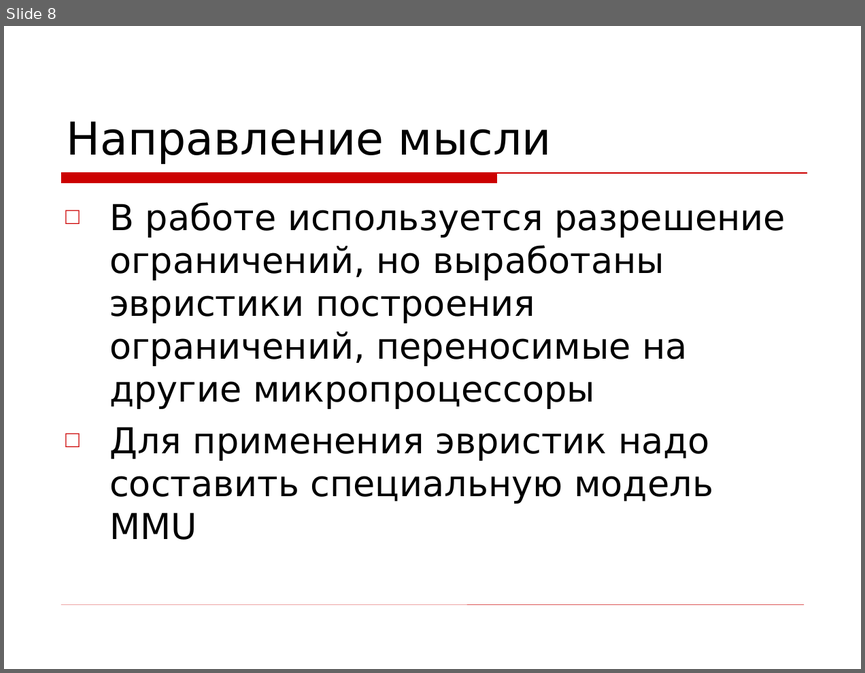
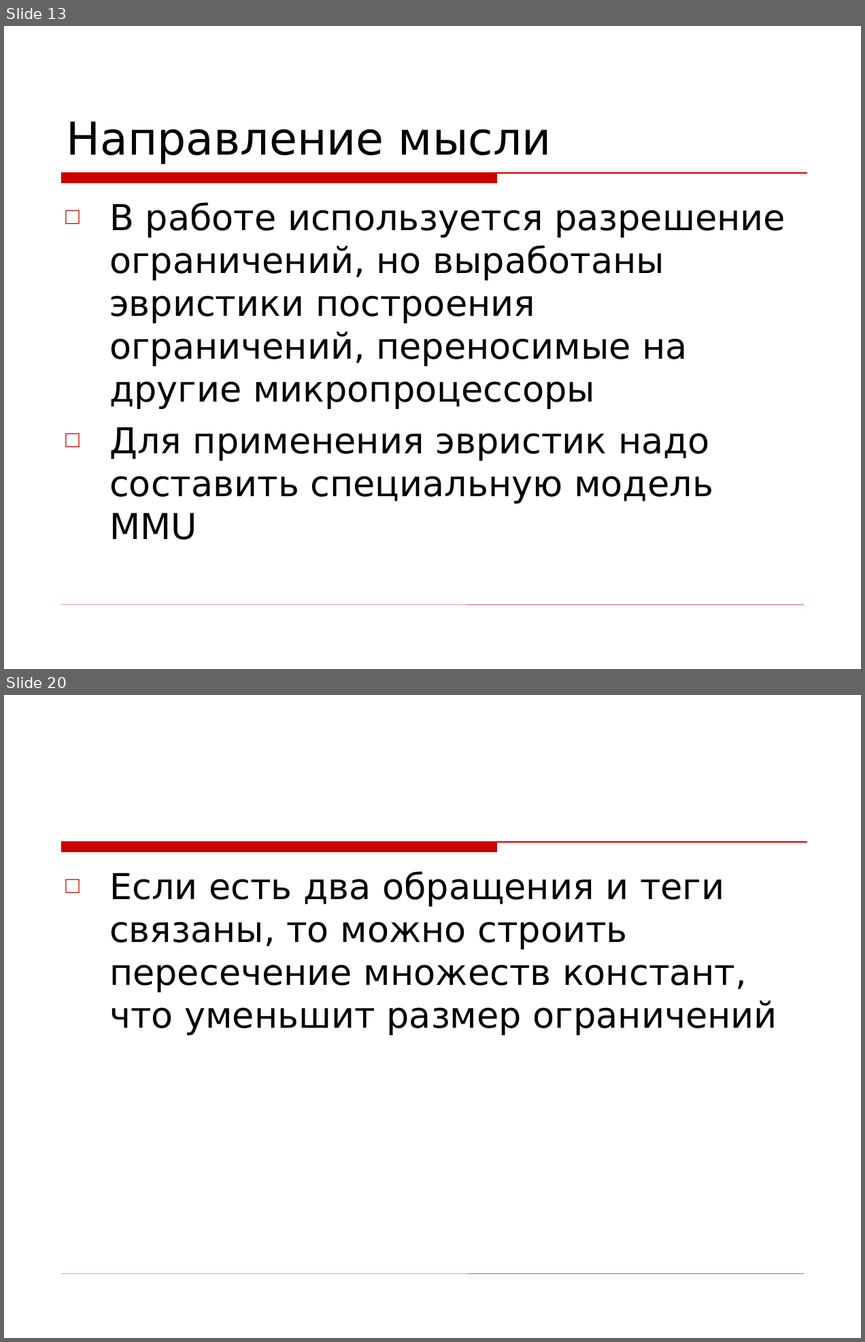
Before and after one commit to kornevgen/tesla-project, a slide deck: papers/THESIS/talks/Oct13 - ISP/isp-slides.ppt. Shown one above the other, each under a label of ours: slide 8 before the commit, slides 13 and 20 after it; the slides between them are not shown. The pictures are 865x673 and 865x1342 pixels, drawn with LibreOffice and Linux fonts; fonts in the diff are those of the drawing; background and template pictures are left out. Boxes give left, top, right and bottom in pixels: in the first picture for what was removed or moved away, otherwise in the second. Text is boxed around its words. In the diff, an @@ line names an element or a change of style, - is before the commit and + after.

```diff
--- a/papers/THESIS/talks/Oct13 - ISP/isp-slides.ppt
+++ b/papers/THESIS/talks/Oct13 - ISP/isp-slides.ppt
@@ slide 20 added at box(4, 695, 861, 1338), background picture (left out); not listed: 2 template elements that a slide beside it also shows @@
@@ text added at box(109, 871, 777, 1035), 30 pt, text #000000 @@
+□ Если есть два обращения и теги связаны, то можно строить пересечение множеств констант, что уменьшит размер ограничений
@@ what was slide 8 is now slide 13 @@
```
Also in this commit, not shown: 1 slide changed, 25 other slides added, 3 slides removed.
